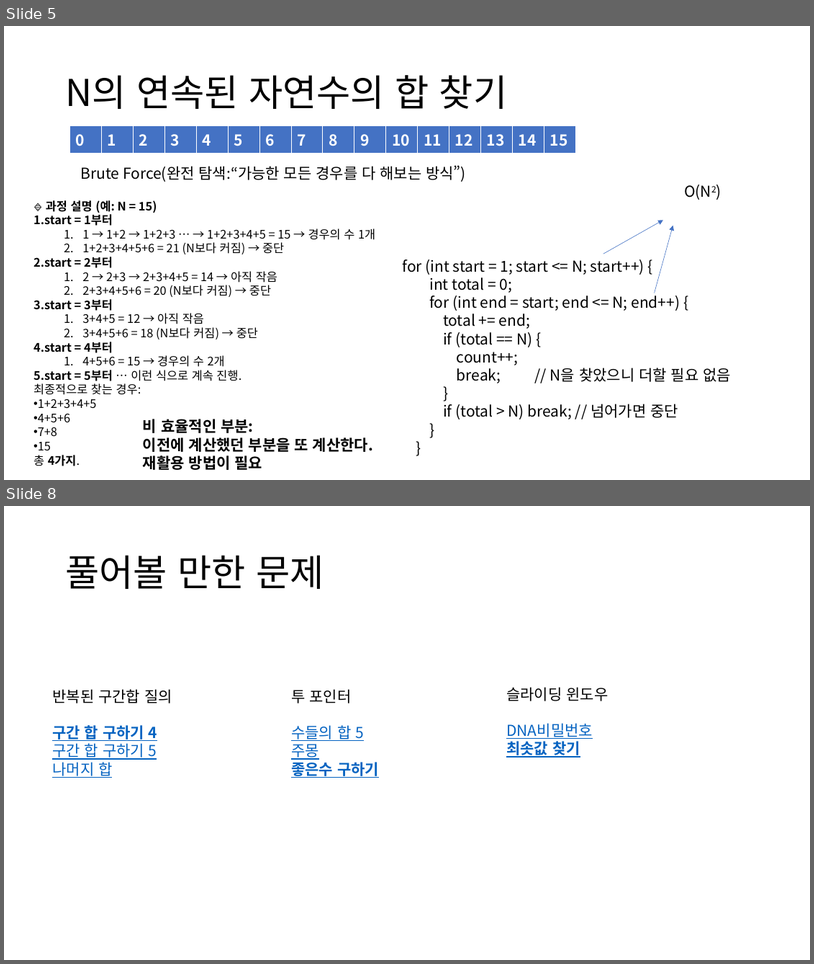
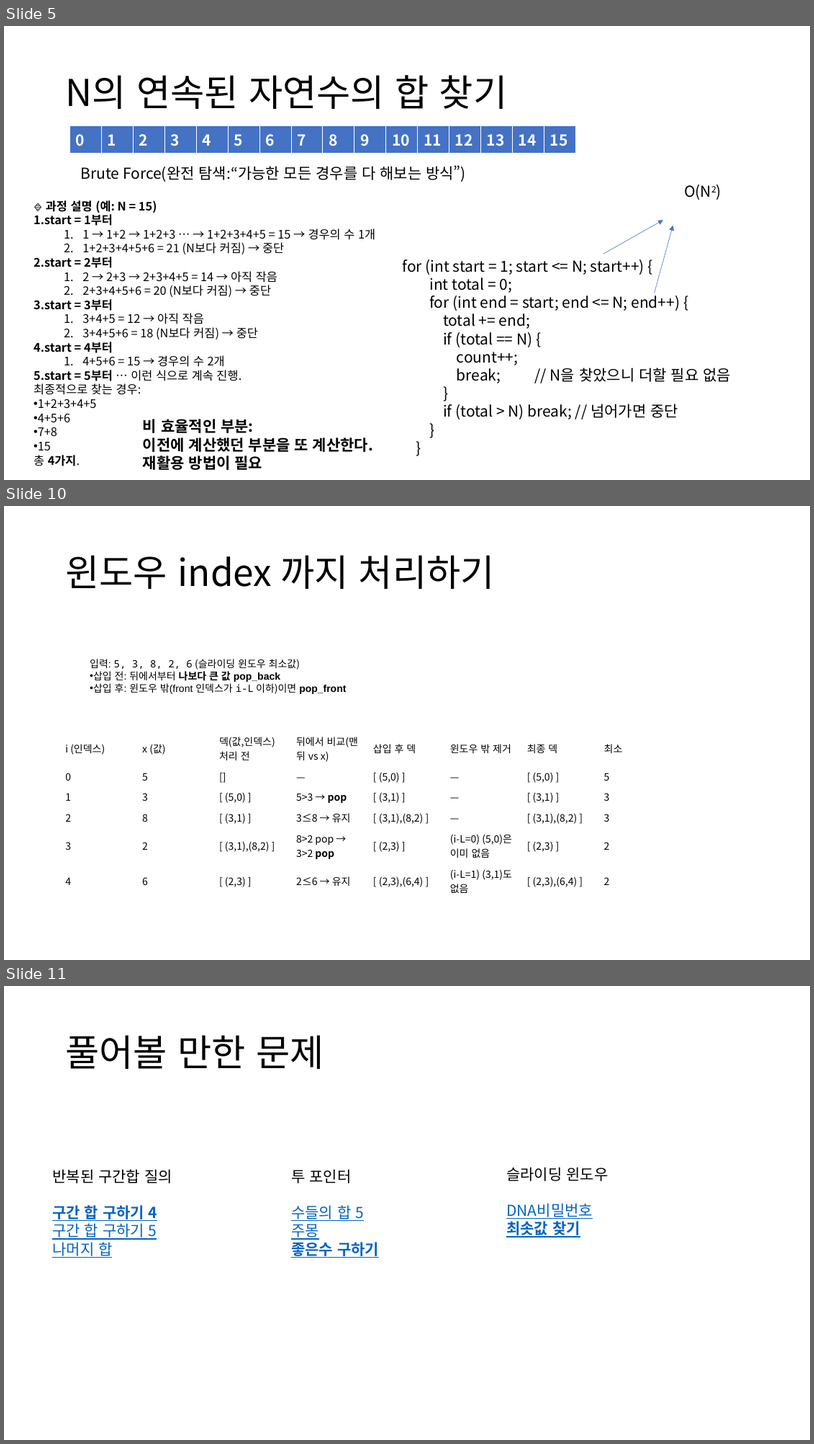
Before and after one commit to ldw9981/DataStructureAndAlgorithm, a slide deck: Documents/배열 구간 처리 알고리즘.pptx. Shown one above the other, each under a label of ours: slides 5 and 8 before the commit, slides 5, 10 and 11 after it; the slides between them are not shown. The pictures are 814x964 and 814x1444 pixels, drawn with LibreOffice and Linux fonts; fonts in the diff are those of the drawing. Boxes give left, top, right and bottom in pixels: in the first picture for what was removed or moved away, otherwise in the second. Text is boxed around its words. In the diff, an @@ line names an element or a change of style, - is before the commit and + after.

```diff
--- a/Documents/배열 구간 처리 알고리즘.pptx
+++ b/Documents/배열 구간 처리 알고리즘.pptx
@@ slide 10 added at bbox=[4, 506, 810, 960], background #FFFFFF @@
@@ title added at bbox=[65, 555, 495, 589], 44 pt, text #000000 @@
+윈도우 index 까지 처리하기
@@ text added at bbox=[90, 659, 346, 694], 12 pt, text #000000 @@
+입력: 5, 3, 8, 2, 6 (슬라이딩 윈도우 최소값)
+• 삽입 전: 뒤에서부터 나보다 큰 값 pop_back
+• 삽입 후: 윈도우 밖(front 인덱스가 i-L 이하)이면 pop_front
@@ table added at bbox=[59, 731, 674, 896], 6 rows, 8 columns @@
+i (인덱스) | x (값) | 덱(값,인덱스) 처리 전 | 뒤에서 비교(맨 뒤 vs x) | 삽입 후 덱 | 윈도우 밖 제거 | 최종 덱 | 최소
+0 | 5 | [] | — | [ (5,0) ] | — | [ (5,0) ] | 5
+1 | 3 | [ (5,0) ] | 5>3 → pop | [ (3,1) ] | — | [ (3,1) ] | 3
+2 | 8 | [ (3,1) ] | 3≤8 → 유지 | [ (3,1),(8,2) ] | — | [ (3,1),(8,2) ] | 3
+3 | 2 | [ (3,1),(8,2) ] | 8>2 pop → 3>2 pop | [ (2,3) ] | (i-L=0) (5,0)은 이미 없음 | [ (2,3) ] | 2
+4 | 6 | [ (2,3) ] | 2≤6 → 유지 | [ (2,3),(6,4) ] | (i-L=1) (3,1)도 없음 | [ (2,3),(6,4) ] | 2
@@ what was slide 8 is now slide 11 @@
```
Also in this commit, not shown: 2 slides changed, 2 other slides added.
